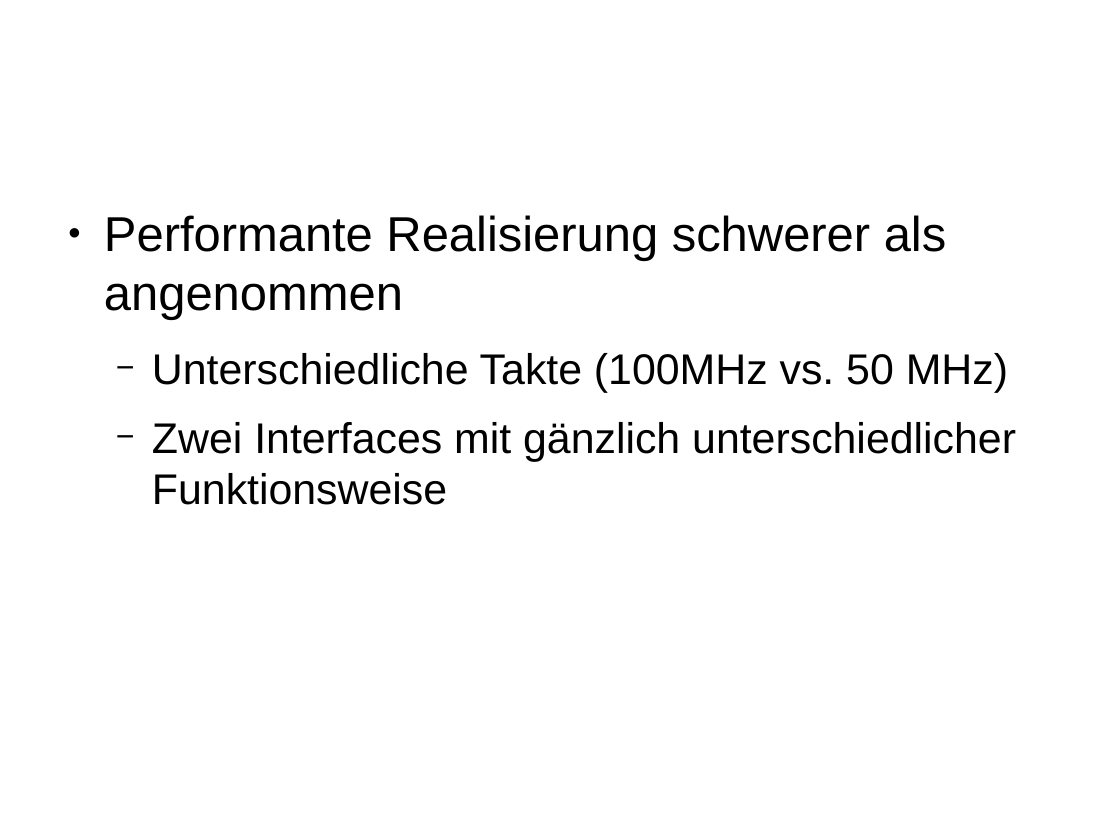
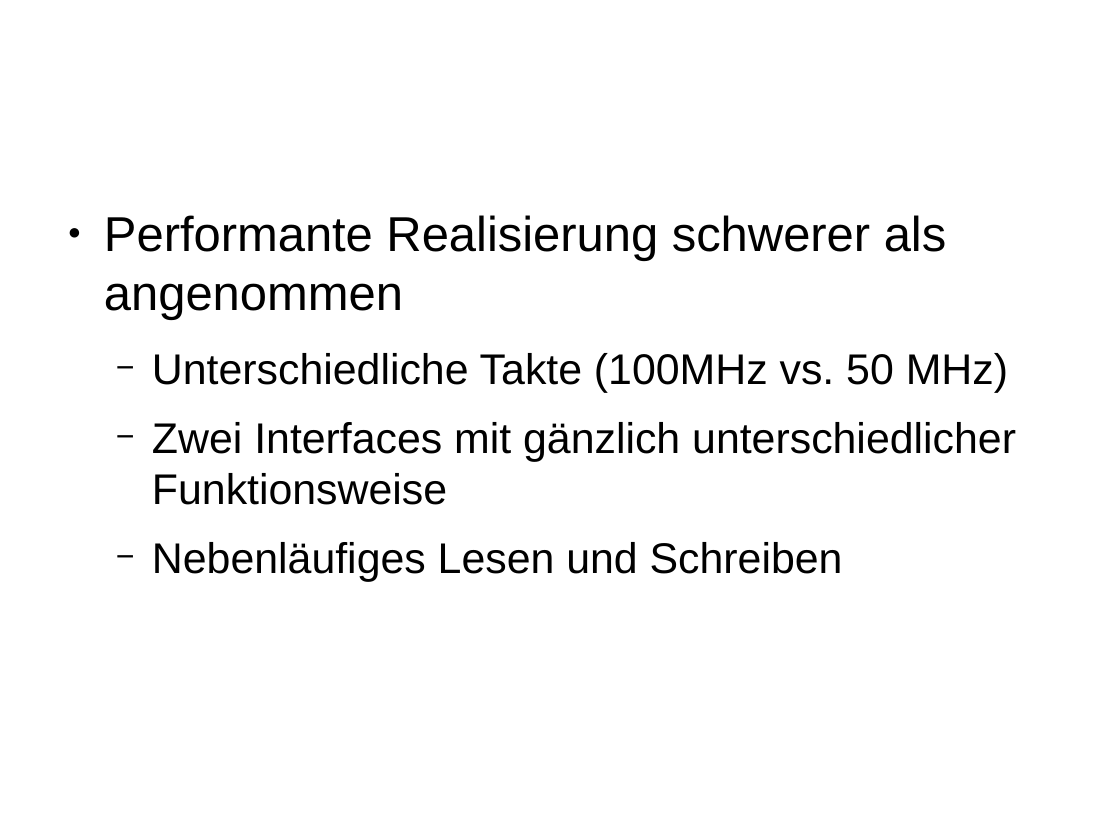
Before and after one commit to mox-mox/res, a slide deck: slide 18 of project/res-presentation.odp. Drawn at 1120x840 pixels with LibreOffice and Linux fonts; fonts in the diff are those of the drawing; background and template pictures are left out. Boxes give left, top, right and bottom in pixels: in the first picture for what was removed or moved away, otherwise in the second. Text is boxed around its words. In the diff, an @@ line names an element or a change of style, - is before the commit and + after.

```diff
--- a/project/res-presentation.odp
+++ b/project/res-presentation.odp
@@ text at box(152, 542, 843, 582): paragraph added @@
+  − Nebenläufiges Lesen und Schreiben
```
Also in this commit, not shown: 8 other slides changed, 1 other file.
